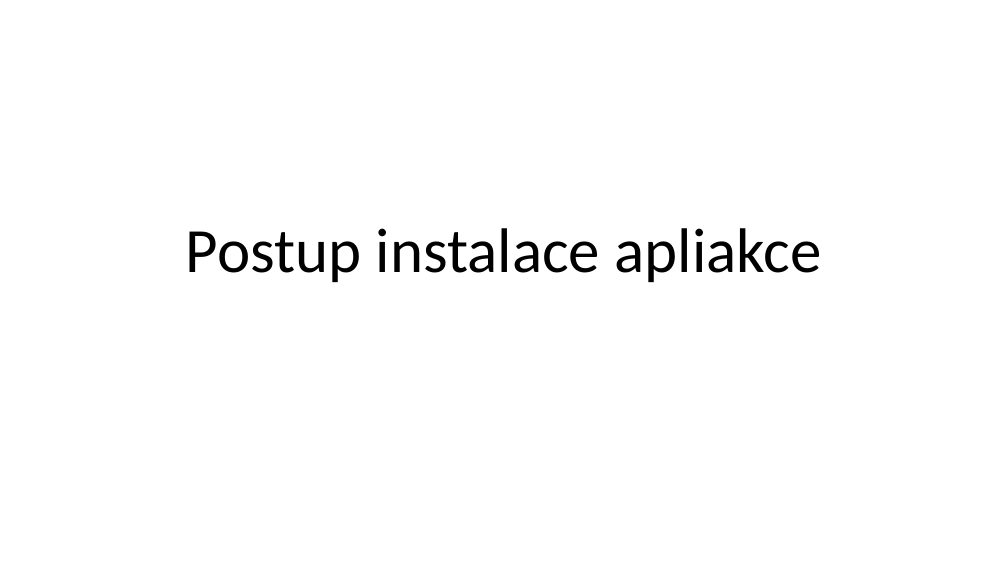
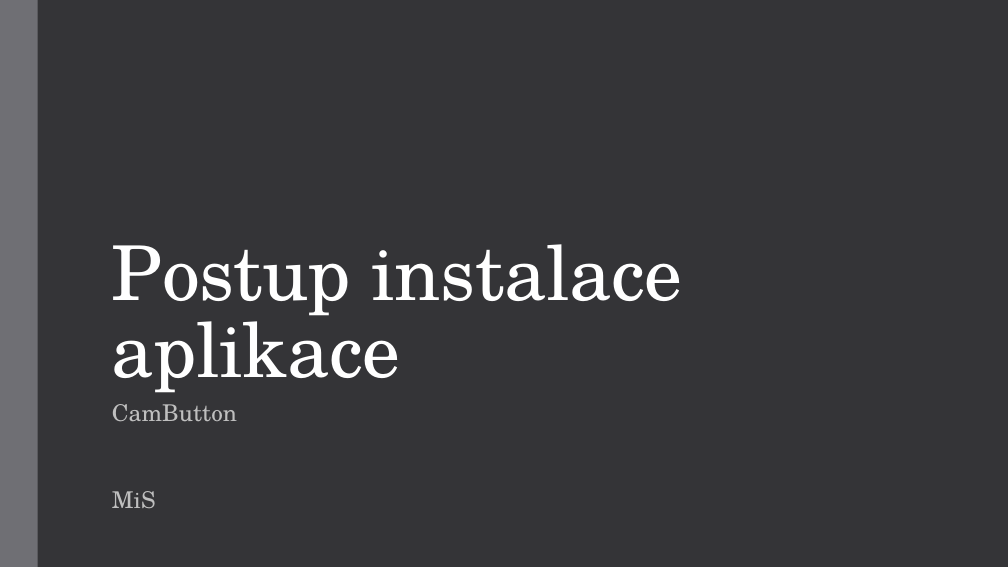
Before and after one commit to F3n1XXV/BadgesProject, a slide deck: slide 1 of UwpCamButton/Dokuments/Postup instalace aplikace.pptx. Drawn at 1008x567 pixels with LibreOffice and Linux fonts; fonts in the diff are those of the drawing. Boxes give left, top, right and bottom in pixels: in the first picture for what was removed or moved away, otherwise in the second. Text is boxed around its words. In the diff, an @@ line names an element or a change of style, - is before the commit and + after.

```diff
--- a/UwpCamButton/Dokuments/Postup instalace aplikace.pptx
+++ b/UwpCamButton/Dokuments/Postup instalace aplikace.pptx
@@ background #FFFFFF to #353537 @@
@@ rectangle added at box(0, 0, 38, 567), fill #6F6F74 @@
@@ title at box(112, 244, 683, 393): text changed; size 60 to 72 pt; font Calibri to TeX Gyre Schola; text colour #000000 to #FFFFFF @@
-Postup instalace apliakce
+Postup instalace aplikace
@@ subtitle added at box(112, 404, 237, 508), 22 pt, text #BFBFBF @@
+CamButton
+MiS
```
Also in this commit, not shown: 3 other slides changed, 1 slide added, 13 other files.
